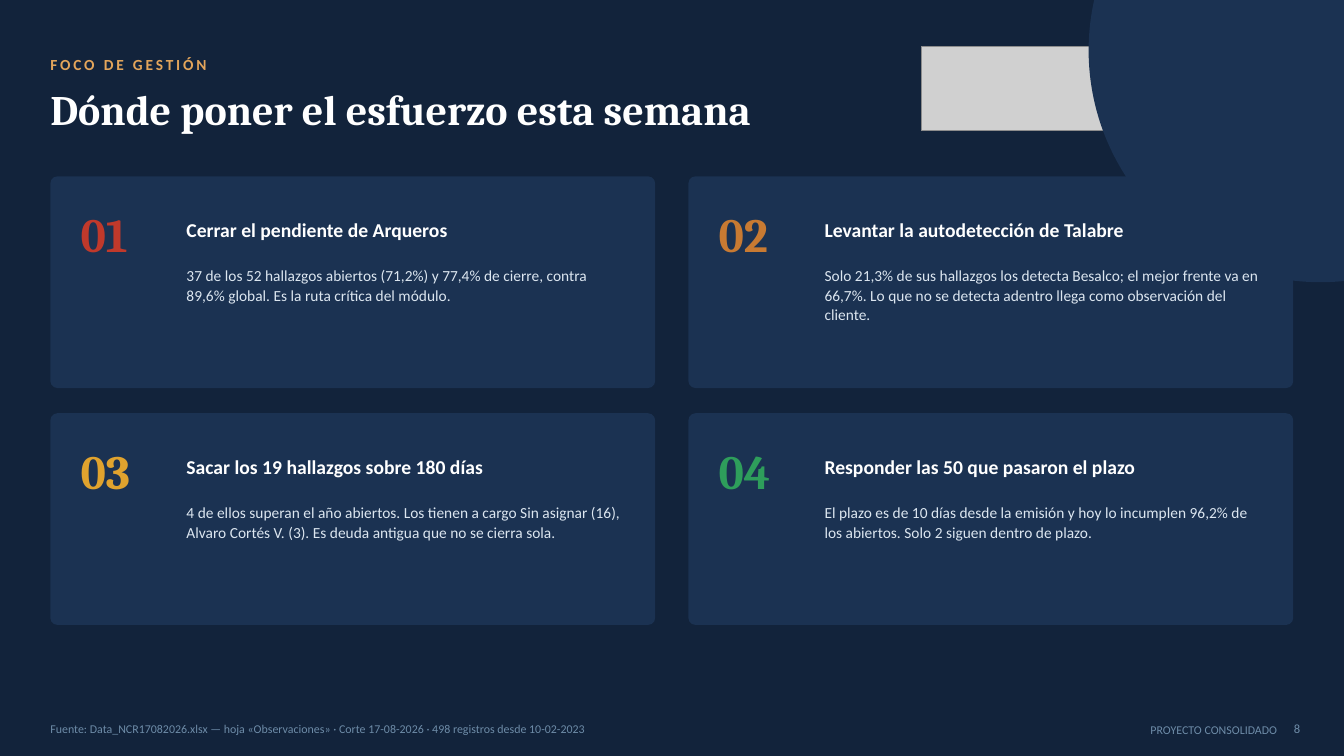
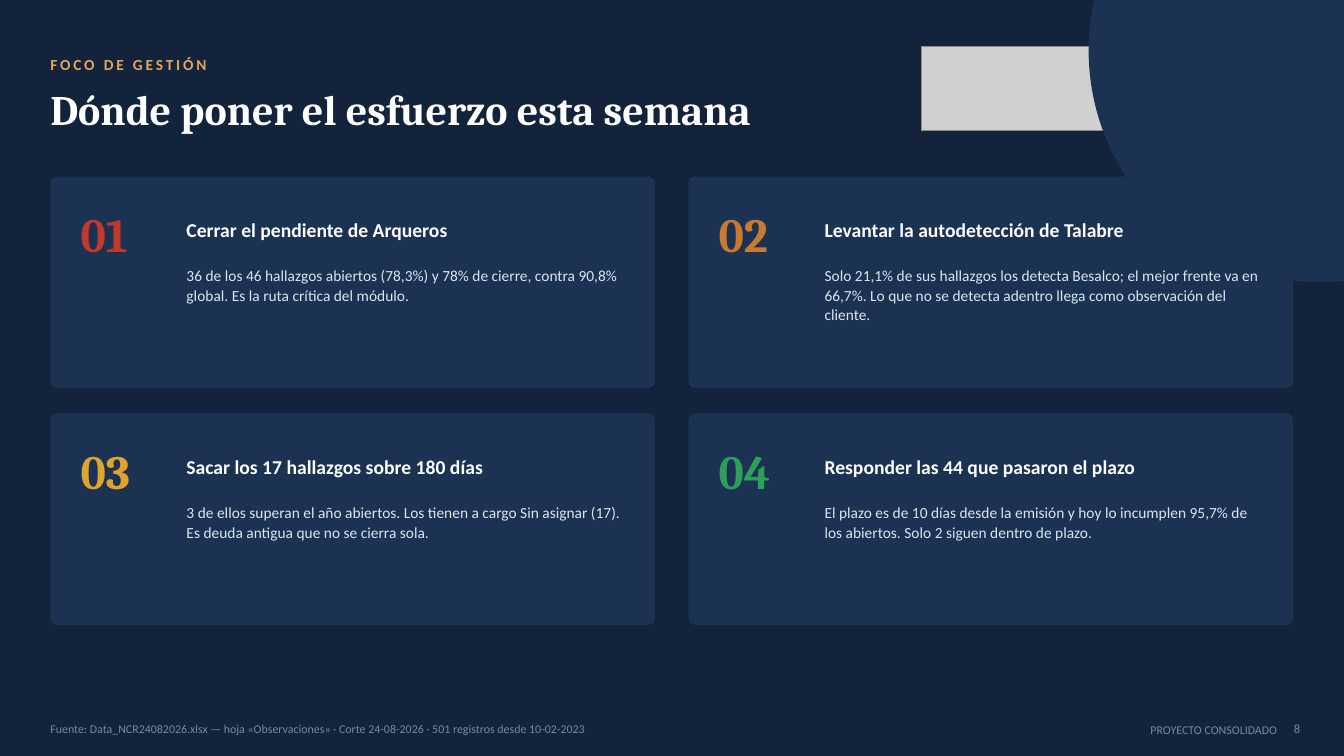
Before and after one commit to tdkvalex/Dashboard-HSEQ, a slide deck: slide 8 of modulo_nc/Panel_No_Conformidades.pptx. Drawn at 1344x756 pixels with LibreOffice and Linux fonts; fonts in the diff are those of the drawing; grey boxes stand for pictures. Boxes give left, top, right and bottom in pixels: in the first picture for what was removed or moved away, otherwise in the second. Text is boxed around its words. In the diff, an @@ line names an element or a change of style, - is before the commit and + after.

```diff
--- a/modulo_nc/Panel_No_Conformidades.pptx
+++ b/modulo_nc/Panel_No_Conformidades.pptx
@@ text at [186, 270, 617, 304]: text changed @@
-37 de los 52 hallazgos abiertos (71,2%) y 77,4% de cierre, contra 89,6% global. Es la ruta crítica del módulo.
+36 de los 46 hallazgos abiertos (78,3%) y 78% de cierre, contra 90,8% global. Es la ruta crítica del módulo.
@@ text at [825, 270, 1258, 320]: text changed @@
-Solo 21,3% de sus hallazgos los detecta Besalco; el mejor frente va en 66,7%. Lo que no se detecta adentro llega como observación del cliente.
+Solo 21,1% de sus hallazgos los detecta Besalco; el mejor frente va en 66,7%. Lo que no se detecta adentro llega como observación del cliente.
@@ text at [186, 460, 483, 478]: text changed @@
-Sacar los 19 hallazgos sobre 180 días
+Sacar los 17 hallazgos sobre 180 días
@@ text at [825, 460, 1135, 477]: text changed @@
-Responder las 50 que pasaron el plazo
+Responder las 44 que pasaron el plazo
@@ text at [186, 507, 620, 541]: text changed @@
-4 de ellos superan el año abiertos. Los tienen a cargo Sin asignar (16), Alvaro Cortés V. (3). Es deuda antigua que no se cierra sola.
+3 de ellos superan el año abiertos. Los tienen a cargo Sin asignar (17). Es deuda antigua que no se cierra sola.
@@ text at [825, 507, 1247, 541]: text changed @@
-El plazo es de 10 días desde la emisión y hoy lo incumplen 96,2% de los abiertos. Solo 2 siguen dentro de plazo.
+El plazo es de 10 días desde la emisión y hoy lo incumplen 95,7% de los abiertos. Solo 2 siguen dentro de plazo.
@@ text at [50, 725, 585, 735]: text changed @@
-Fuente: Data_NCR17082026.xlsx — hoja «Observaciones» · Corte 17-08-2026 · 498 registros desde 10-02-2023
+Fuente: Data_NCR24082026.xlsx — hoja «Observaciones» · Corte 24-08-2026 · 501 registros desde 10-02-2023
```
Also in this commit, not shown: 16 other slides changed, 3 other files.
